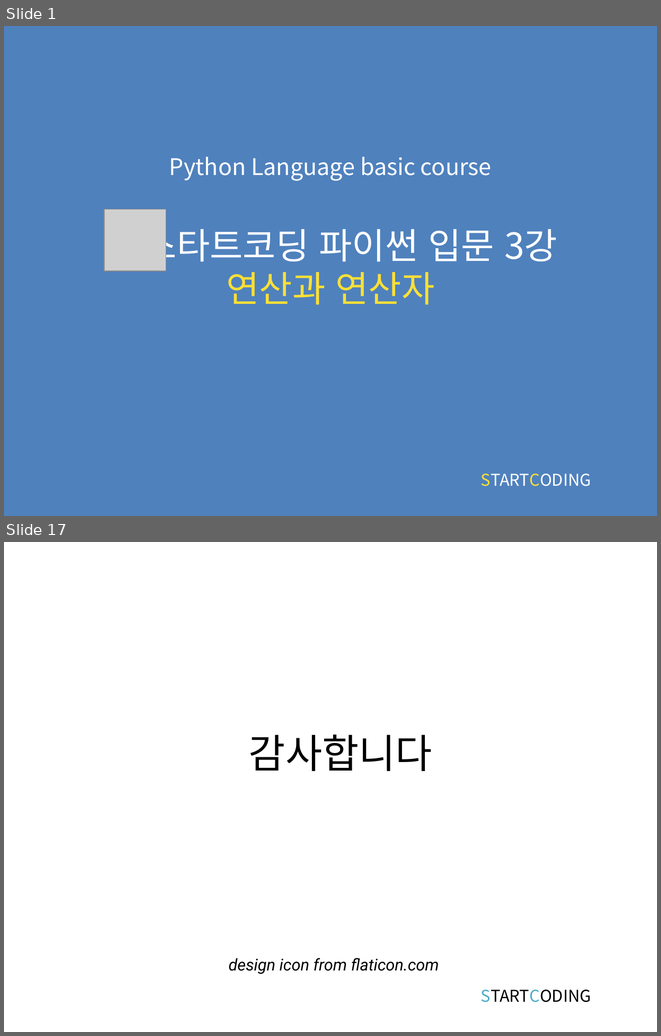
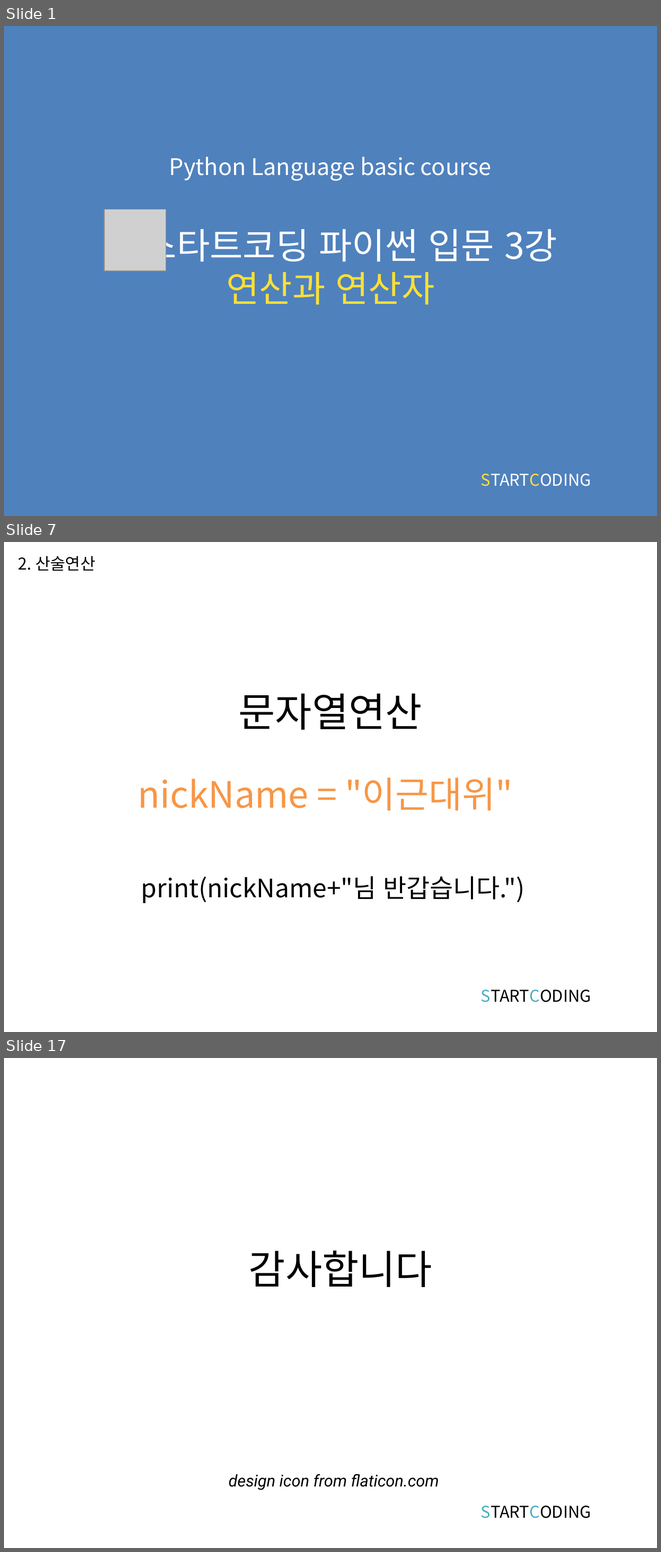
Before and after one commit to kwonkijun/python, a slide deck: 파이썬기초(PPT)/파이썬 기초 3강_연산과 연산자.pptx. Shown one above the other, each under a label of ours: slides 1 and 17 before the commit, slides 1, 7 and 17 after it; the slides between them are not shown. The pictures are 661x1036 and 661x1552 pixels, drawn with LibreOffice and Linux fonts; fonts in the diff are those of the drawing; grey boxes stand for pictures. Boxes give left, top, right and bottom in pixels: in the first picture for what was removed or moved away, otherwise in the second. Text is boxed around its words. In the diff, an @@ line names an element or a change of style, - is before the commit and + after.

```diff
--- a/파이썬기초(PPT)/파이썬 기초 3강_연산과 연산자.pptx
+++ b/파이썬기초(PPT)/파이썬 기초 3강_연산과 연산자.pptx
@@ slide 7 added at bbox=[4, 542, 657, 1032], background #FFFFFF @@
@@ text added at bbox=[18, 556, 95, 571], 18 pt, text #000000 @@
+2. 산술연산
@@ title added at bbox=[239, 693, 422, 730], 44 pt, text #000000 @@
+문자열연산
@@ text added at bbox=[138, 777, 513, 811], 40 pt, text #F79646 @@
+nickName = "이근대위"
@@ text added at bbox=[141, 876, 525, 903], 28 pt, text #000000 @@
+print(nickName+"님 반갑습니다.")
@@ text added at bbox=[481, 989, 591, 1002], 18 pt, text #000000 @@
+STARTCODING
```
Also in this commit, not shown: 2 slides changed, 12 other slides added, 13 slides removed, 6 other files.
